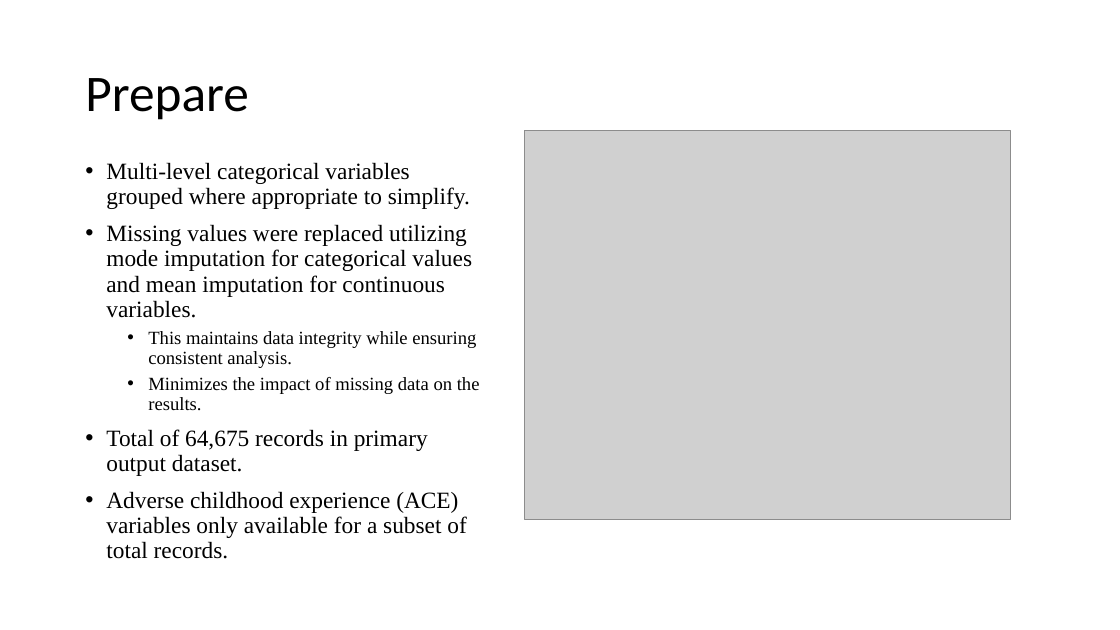
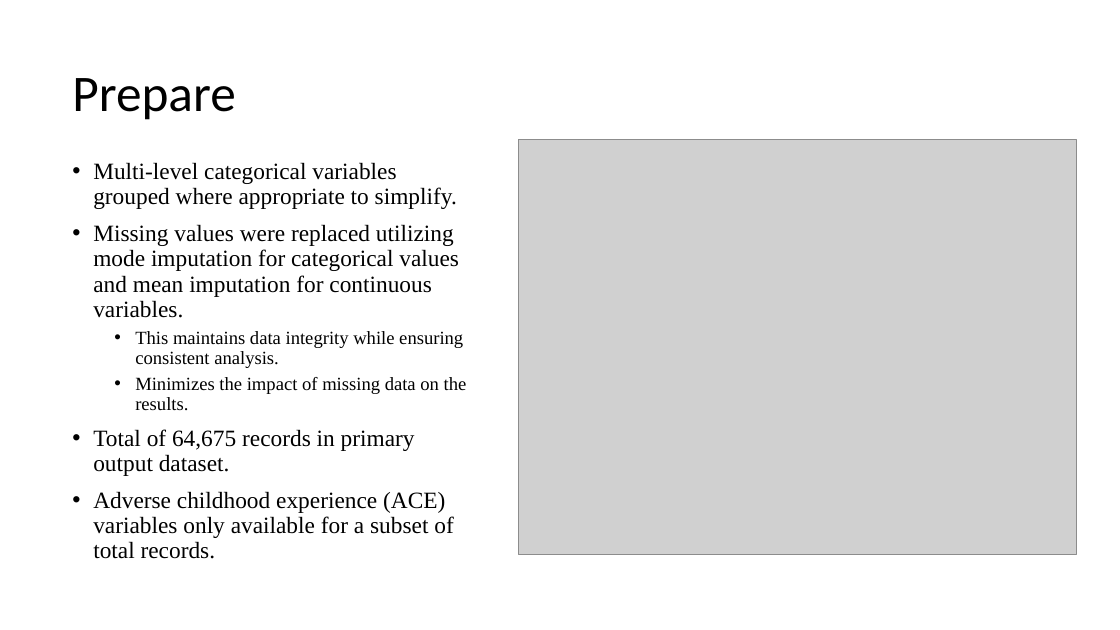
Before and after one commit to jfisher43/ana500, a slide deck: slide 6 of FisherJ_ANA500_Micro-Project_template.pptx. Drawn at 1120x630 pixels with LibreOffice and Linux fonts; fonts in the diff are those of the drawing; grey boxes stand for pictures. Boxes give left, top, right and bottom in pixels: in the first picture for what was removed or moved away, otherwise in the second. Text is boxed around its words. In the diff, an @@ line names an element or a change of style, - is before the commit and + after.

Commit message:
Project Completion
Final outputs incorporating Micro Projects 1, 2, 3, and 4

```diff
--- a/FisherJ_ANA500_Micro-Project_template.pptx
+++ b/FisherJ_ANA500_Micro-Project_template.pptx
@@ title "Prepare": place and size @@
-title "Prepare" at <box>85,78,249,120</box>
+title "Prepare" at <box>72,78,236,120</box>
@@ picture: place and size @@
-picture at <box>524,130,1010,519</box>
+picture at <box>518,140,1077,555</box>
@@ text "Multi-level categorical variables grouped where ...": place and size @@
-text "Multi-level categorical variables grouped where ..." at <box>106,162,480,559</box>
+text "Multi-level categorical variables grouped where ..." at <box>93,162,467,559</box>
```
Also in this commit, not shown: 11 other slides changed, 7 slides added, 1 slide removed, 3 other files.
